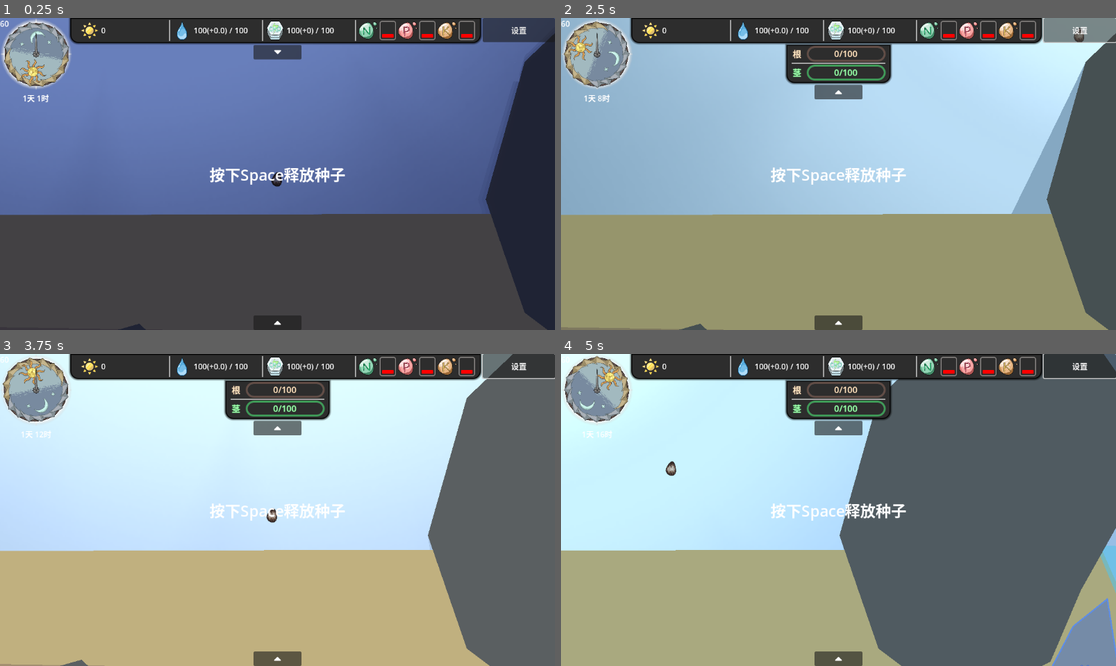
Above: before the commit, frames 1-4 (two rows, left to right).
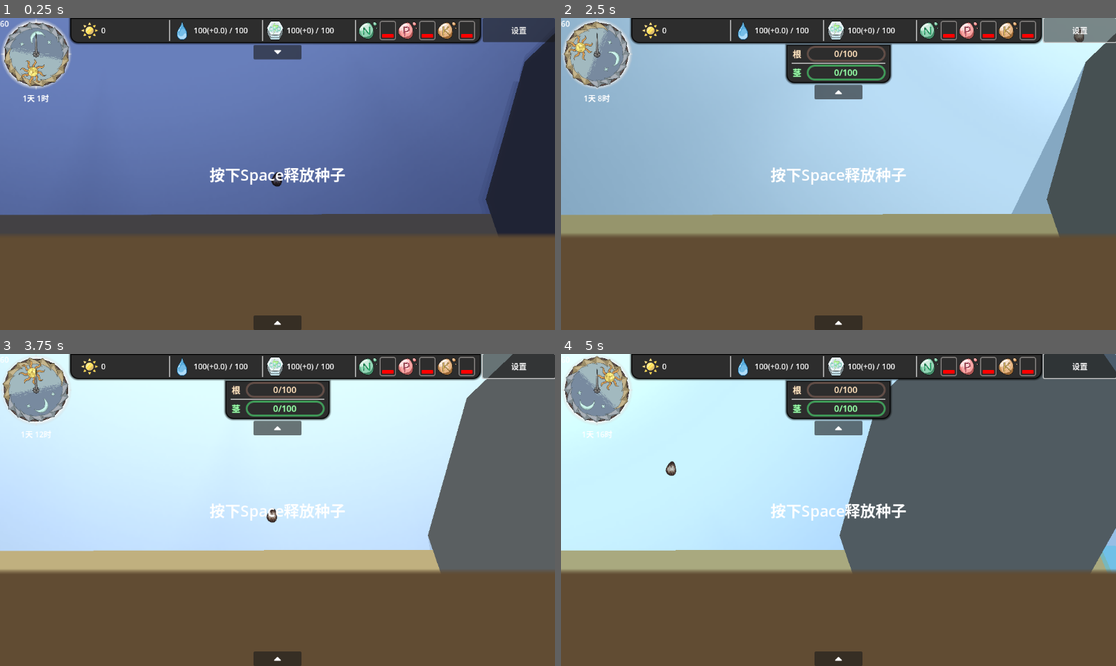
Above: after the commit, the same moments.

Repository: DeanNevan/RootsOfLife
Game: Godot game, scene res://src/main/MainGame/MainGame.tscn
Two runs of this game, one before a commit and one after it. Both use one fixed random seed, a clock stepped at 60 frames per second and the inputs below. The engine's default icon, where the game draws it, is replaced by a stand-in: a white triangle on a blue panel in a dark square.
Inputs (mouse positions are in pixels of both pictures, inside the frame that each line leads up to):
- Up to frame 1 (0.25 s): no input
- Up to frame 2 (2.5 s): click (838, 52) at 0.5 s; click "设置" at 1.25 s; tap Enter at 2 s; drag from (838, 174) to (1077, 30) at 2.02 s
- Up to frame 3 (3.75 s): drag from (277, 510) to (516, 366) at 2.77 s; move the mouse to (277, 510) at 3.52 s; hold D (view_right) from 3.53 s (still down); tap E at 3.6 s; click (277, 510) at 3.67 s
- Up to frame 4 (5 s): release D (view_right) at 4.25 s; drag from (638, 510) to (672, 463) at 4.27 s

The runs differ from the first frame. In frame 1, 30% of the frame differs, in the area x 0-100%, y 69-100%; in frame 2, 31%; in frame 3, 31%; in frame 4, 31%.

Commit message:
Update MainGame.tscn

Diff:
--- a/src/main/MainGame/MainGame.tscn
+++ b/src/main/MainGame/MainGame.tscn
@@ -163,6 +163,8 @@
 transparent_bg = true
 snap_2d_transforms_to_pixel = true
 snap_2d_vertices_to_pixel = true
+tilemap_path = NodePath("FogTileMap")
+texturerect_path = NodePath("../Node/TextureRect")
 following_camera_path = NodePath("../CameraOrigin/MainCamera")
 
 [node name="FogTileMap" parent="MainGameFog" instance=ExtResource("10_utkpj")]
Not shown: 1 places in src/main/MainGame/MainGame.tscn that only renumber resources
